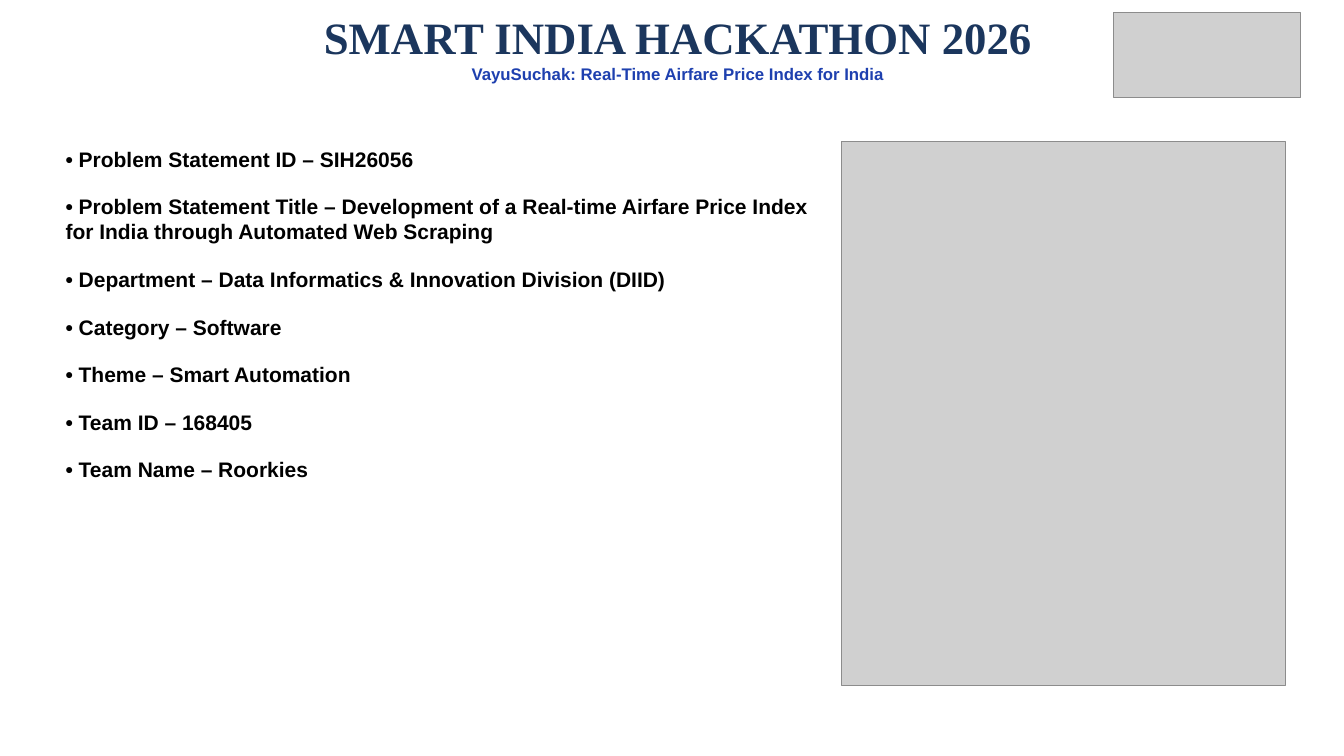
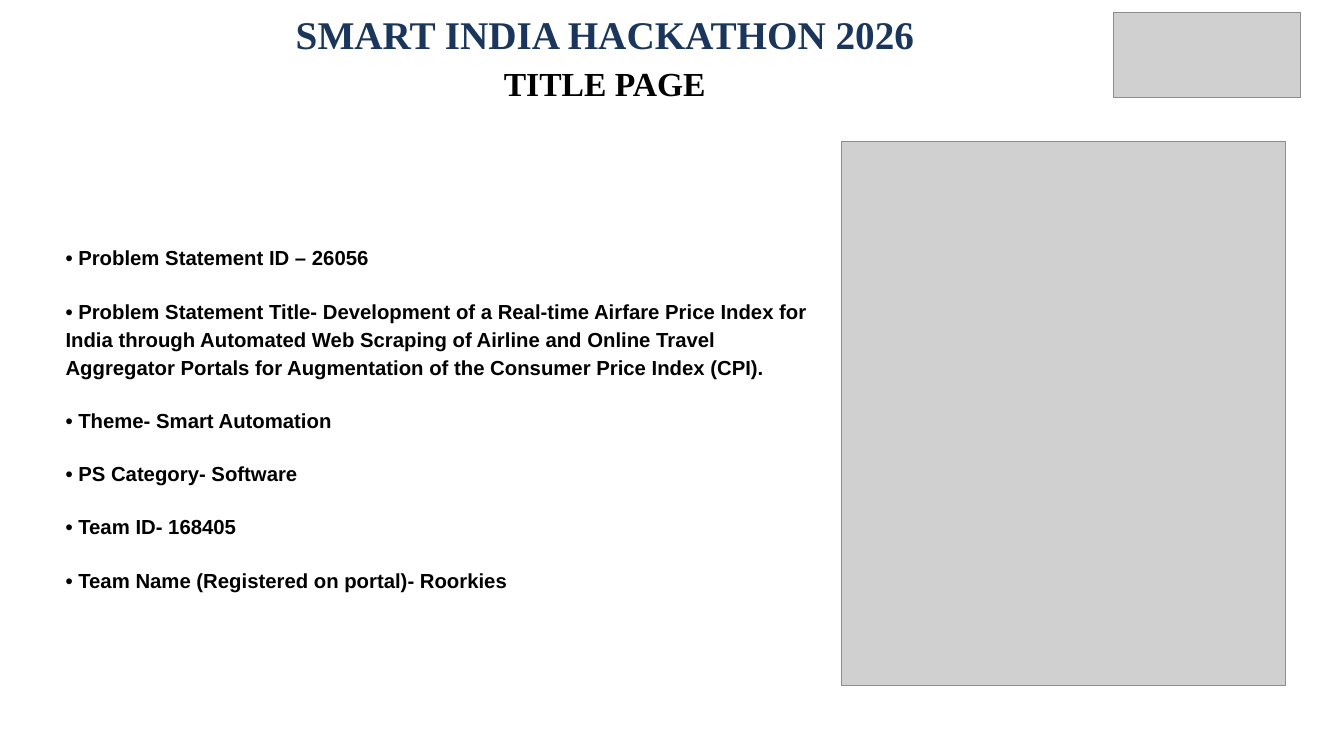
Before and after one commit to oshshivish-tech/sih26056_airfare_cpi, a slide deck: slide 1 of public/AirIntel_India_SIH26056_Presentation.pptx. Drawn at 1344x756 pixels with LibreOffice and Linux fonts; fonts in the diff are those of the drawing; grey boxes stand for pictures. Boxes give left, top, right and bottom in pixels: in the first picture for what was removed or moved away, otherwise in the second. Text is boxed around its words. In the diff, an @@ line names an element or a change of style, - is before the commit and + after.

Commit message:
feat(template): match Slide 1 exact fields and official portal info

```diff
--- a/public/AirIntel_India_SIH26056_Presentation.pptx
+++ b/public/AirIntel_India_SIH26056_Presentation.pptx
@@ text "SMART INDIA HACKATHON 2026": place and size @@
-text "SMART INDIA HACKATHON 2026" at (324,24,1032,84)
+text "SMART INDIA HACKATHON 2026" at (296,23,914,97)
@@ text at (296,23,914,50): size 32 to 28 pt in "SMART INDIA HACKATHON 2026" @@
@@ text at (504,73,706,97): text changed; size 12 to 24 pt; font Arial to Times New Roman; text colour #1E40AF to #000000 @@
-VayuSuchak: Real-Time Airfare Price Index for India
+TITLE PAGE
@@ text at (66,250,806,593): text changed; size 15 to 14.5 pt @@
-• Problem Statement ID – SIH26056
-• Problem Statement Title – Development of a Real-time Airfare Price Index for India through Automated Web Scraping
-• Department – Data Informatics & Innovation Division (DIID)
-• Category – Software
-• Theme – Smart Automation
-• Team ID – 168405
-• Team Name – Roorkies
+• Problem Statement ID – 26056
+• Problem Statement Title- Development of a Real-time Airfare Price Index for India through Automated Web Scraping of Airline and Online Travel Aggregator Portals for Augmentation of the Consumer Price Index (CPI).
+• Theme- Smart Automation
+• PS Category- Software
+• Team ID- 168405
+• Team Name (Registered on portal)- Roorkies
```
Also in this commit, not shown: 3 other files.
